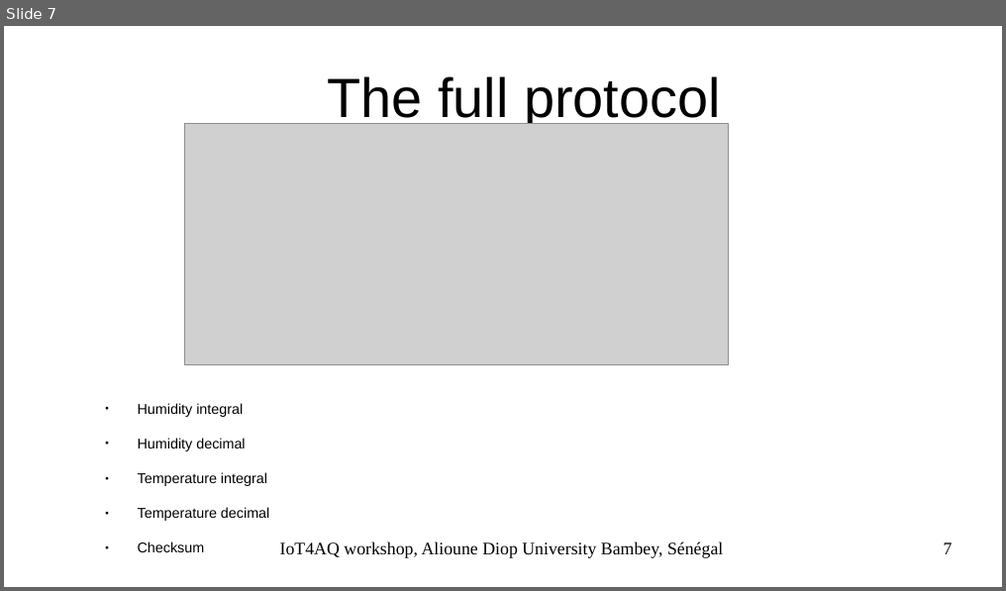
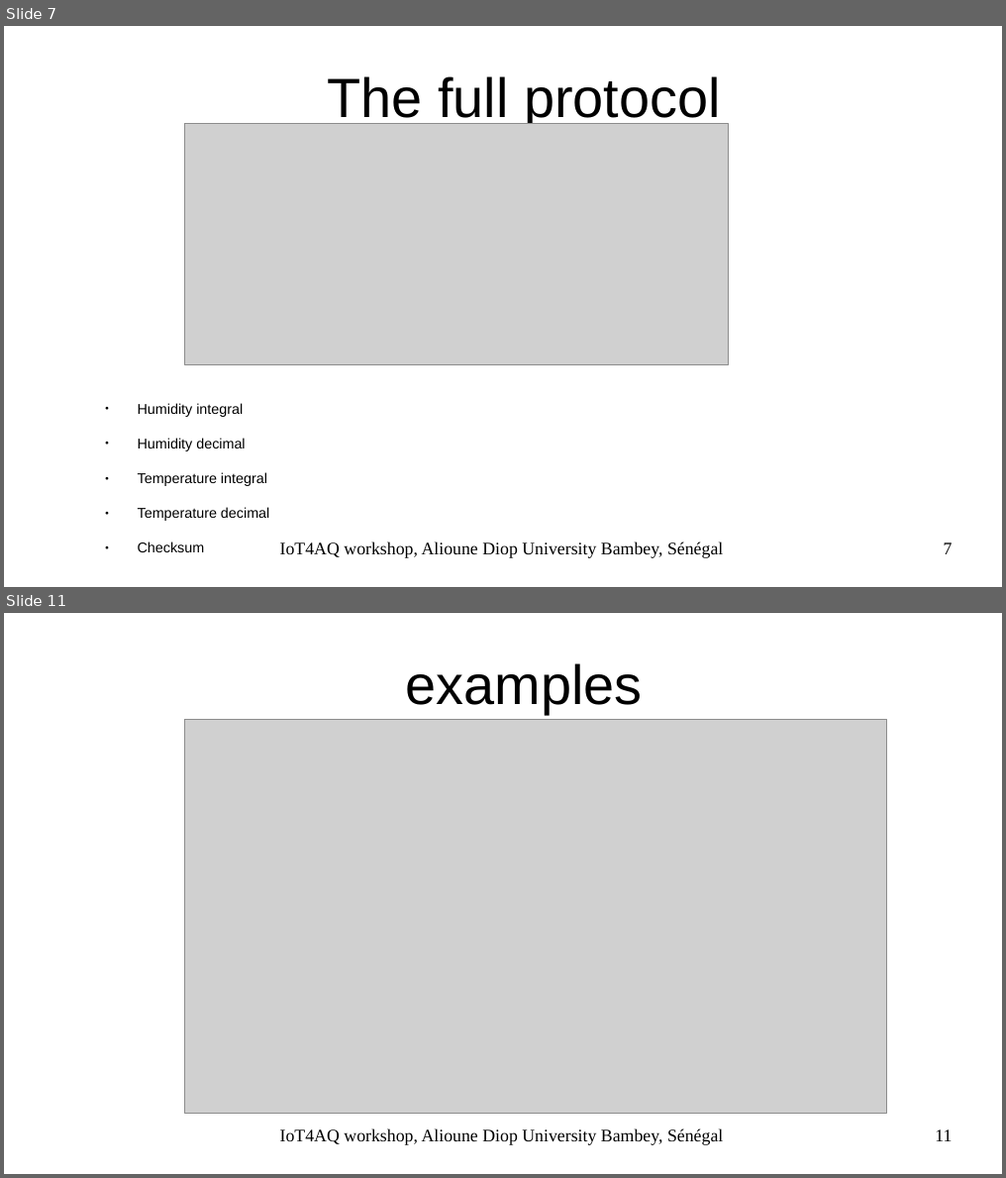
Before and after one commit to uraich/IoT4AQ, a slide deck: workshop/slides/iot4aq_dht11.odp. Shown one above the other, each under a label of ours: slide 7 before the commit, slides 7 and 11 after it; the slides between them are not shown. The pictures are 1006x591 and 1006x1178 pixels, drawn with LibreOffice and Linux fonts; fonts in the diff are those of the drawing; grey boxes stand for pictures; background and template pictures are left out. Boxes give left, top, right and bottom in pixels: in the first picture for what was removed or moved away, otherwise in the second. Text is boxed around its words. In the diff, an @@ line names an element or a change of style, - is before the commit and + after.

```diff
--- a/workshop/slides/iot4aq_dht11.odp
+++ b/workshop/slides/iot4aq_dht11.odp
@@ slide 11 added at [4, 613, 1002, 1174], background #FFFFFF @@
@@ title added at [406, 663, 643, 714], 44 pt, text #000000 @@
+examples
@@ picture added at [185, 719, 887, 1114] @@
@@ text added at [280, 1129, 723, 1146], 14 pt, text #000000 @@
+IoT4AQ workshop, Alioune Diop University Bambey, Sénégal
@@ page number added at [935, 1130, 951, 1142], 14 pt, text #000000 @@
+11
```
Also in this commit, not shown: 3 other slides added, 8 other files.
